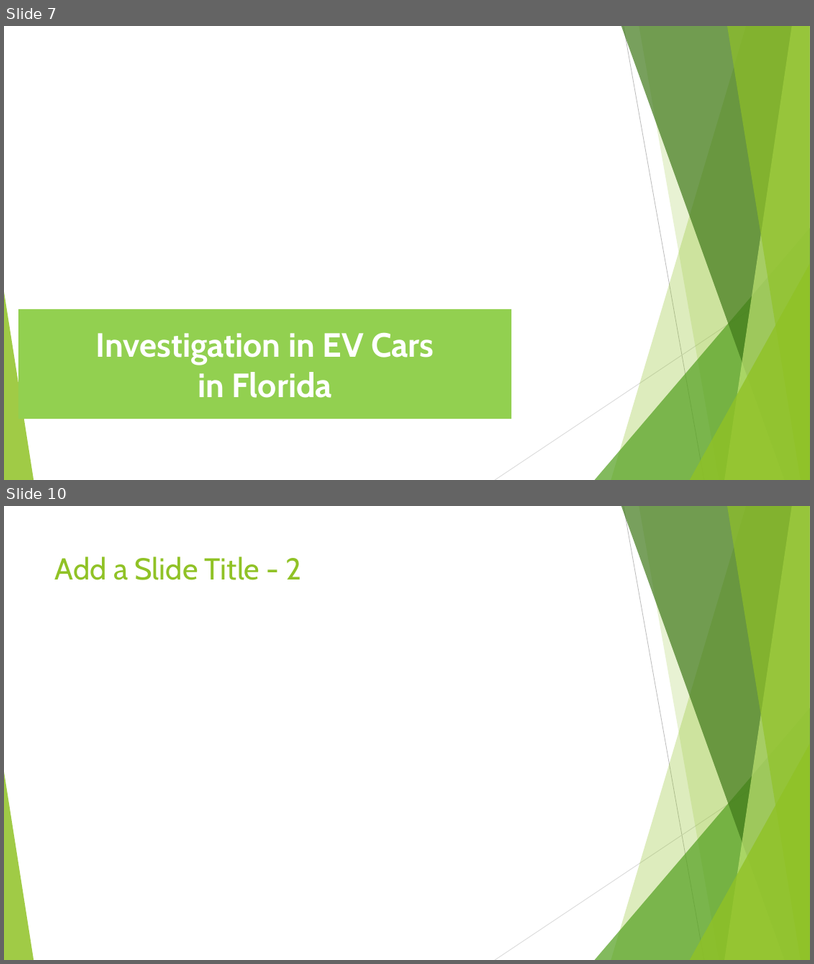
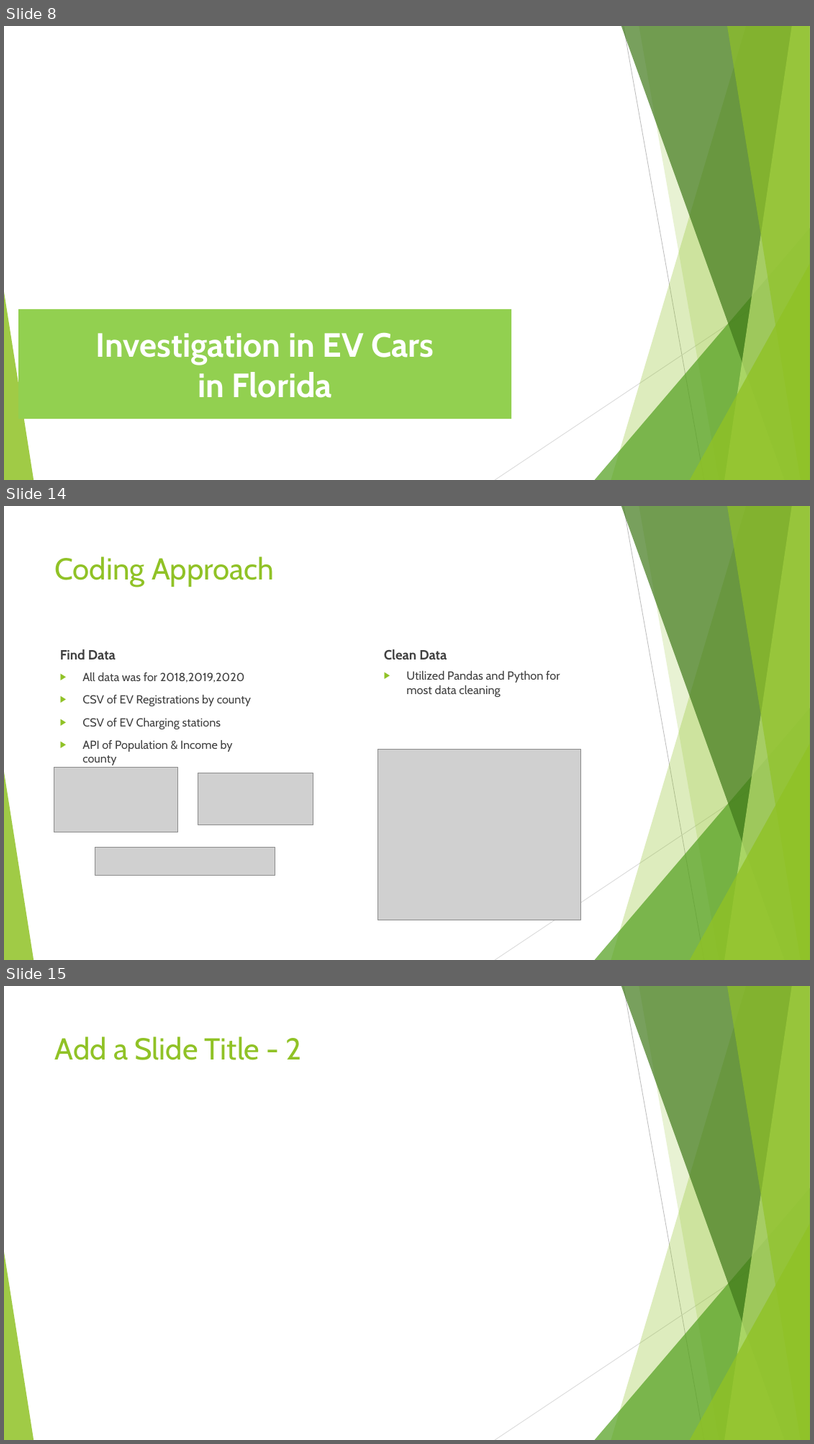
Before and after one commit to Project-JCSA/FL_Electric_Vehicles, a slide deck: Florida_Electric_Vehicles.pptx. Shown one above the other, each under a label of ours: slides 7 and 10 before the commit, slides 8, 14 and 15 after it; the slides between them are not shown. The pictures are 814x964 and 814x1444 pixels, drawn with LibreOffice and Linux fonts; fonts in the diff are those of the drawing; grey boxes stand for pictures; background and template pictures are left out. Boxes give left, top, right and bottom in pixels: in the first picture for what was removed or moved away, otherwise in the second. Text is boxed around its words. In the diff, an @@ line names an element or a change of style, - is before the commit and + after.

```diff
--- a/Florida_Electric_Vehicles.pptx
+++ b/Florida_Electric_Vehicles.pptx
@@ slide 14 added at (4, 506, 810, 960), background #FFFFFF; not listed: 10 template elements that a slide beside it also shows @@
@@ title added at (55, 556, 275, 587), 36 pt, text #90C226 @@
+Coding Approach
@@ text added at (60, 649, 116, 659), 16 pt, text #404040, bold @@
+Find Data
@@ text added at (384, 649, 447, 659), 16 pt, text #404040, bold @@
+Clean Data
@@ text added at (82, 672, 251, 765), 13.9 pt, text #404040 @@
+▶ All data was for 2018,2019,2020
+▶ CSV of EV Registrations by county
+▶ CSV of EV Charging stations
+▶ API of Population & Income by county
@@ text added at (406, 670, 560, 697), 14 pt, text #404040 @@
+▶ Utilized Pandas and Python for most data cleaning
@@ picture added at (378, 749, 581, 919) @@
@@ picture added at (54, 767, 178, 832) @@
@@ picture added at (198, 773, 313, 825) @@
@@ picture added at (95, 847, 275, 875) @@
@@ what was slide 7 is now slide 8 @@
@@ what was slide 10 is now slide 15 @@
```
Also in this commit, not shown: 6 other slides added, 4 slides removed.
